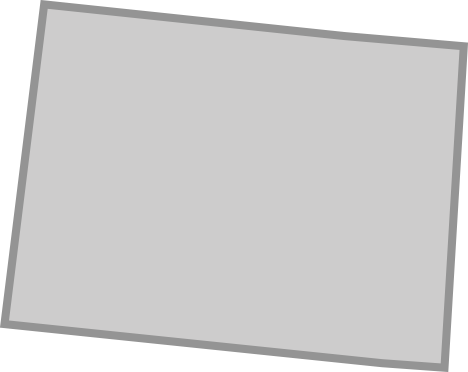
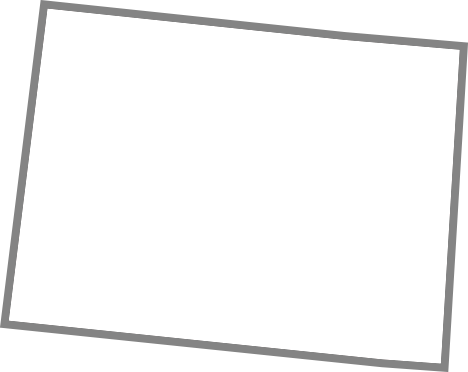
Comparing the layer stacks of the two 468 × 372 images. Changes:
pixels changed over [0, 0, 468, 372] (layer not identified)
